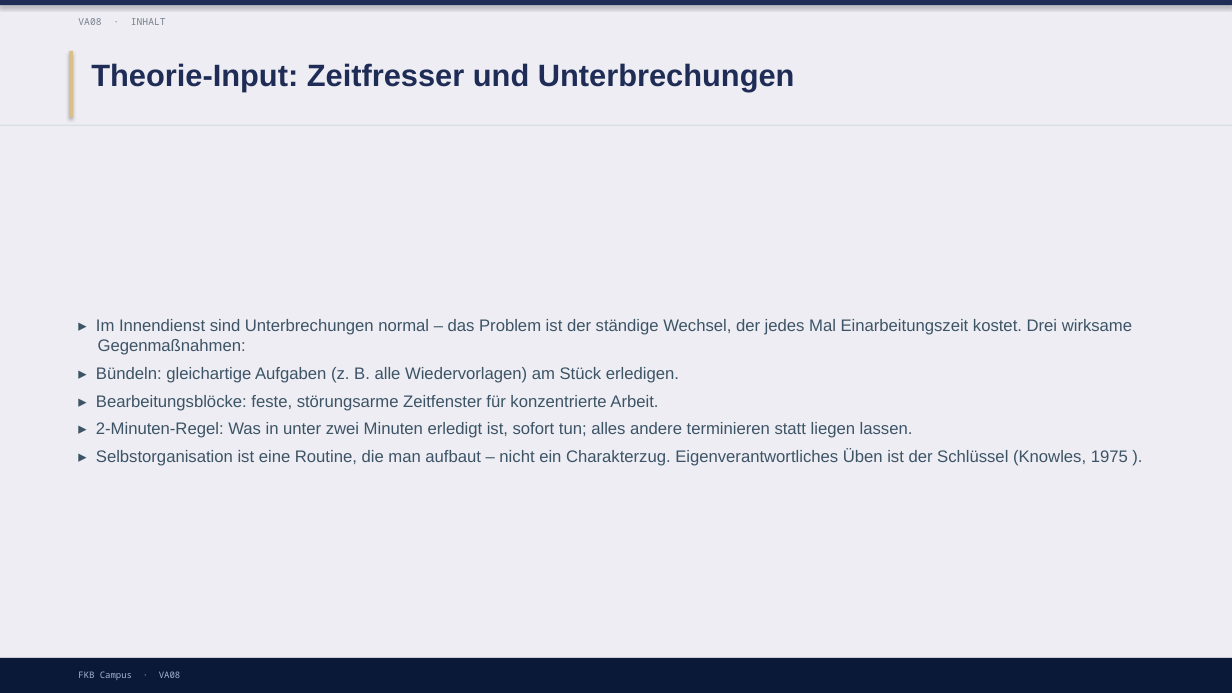
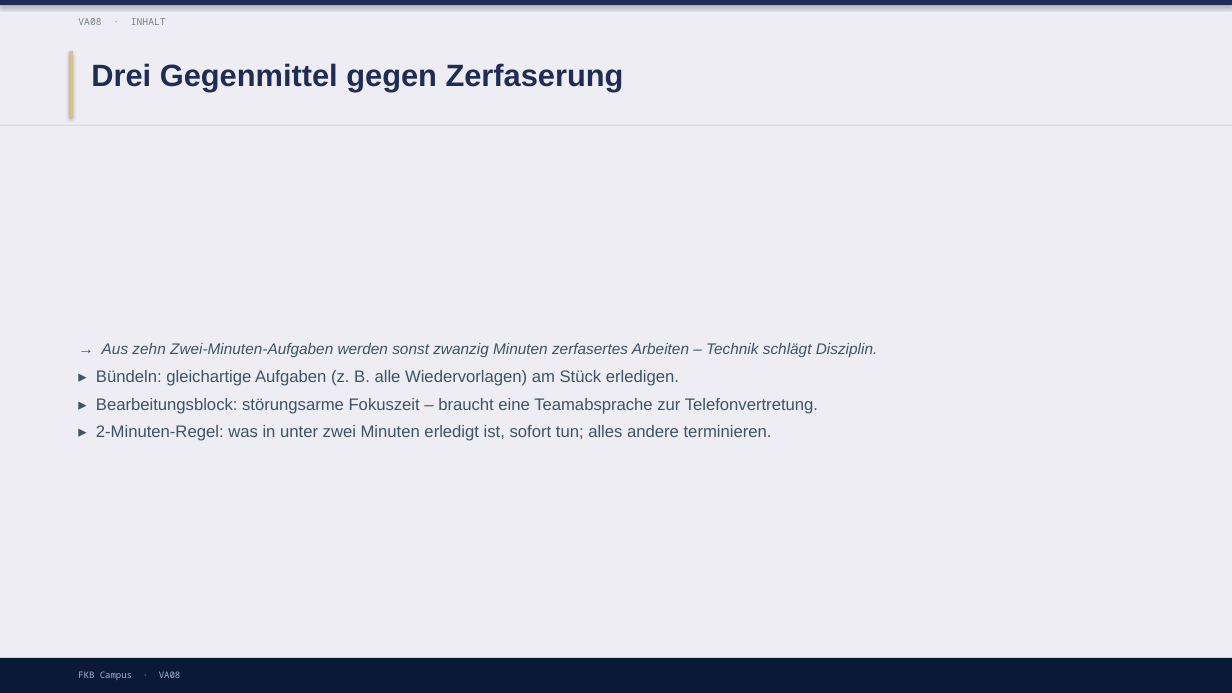
Before and after one commit to ck5rqc47pr-byte/firmenkundenakademie-online, a slide deck: slide 9 of protected-downloads/praesentation/VA08.pptx (slide 6 before the commit). Drawn at 1232x693 pixels with LibreOffice and Linux fonts; fonts in the diff are those of the drawing. Boxes give left, top, right and bottom in pixels: in the first picture for what was removed or moved away, otherwise in the second. Text is boxed around its words. In the diff, an @@ line names an element or a change of style, - is before the commit and + after.

```diff
--- a/protected-downloads/praesentation/VA08.pptx
+++ b/protected-downloads/praesentation/VA08.pptx
@@ text at box(91, 63, 624, 91): text changed @@
-Theorie-Input: Zeitfresser und Unterbrechungen
+Drei Gegenmittel gegen Zerfaserung
@@ text at box(102, 343, 878, 357): text changed; size 13 to 12 pt; italic on @@
-▸ Im Innendienst sind Unterbrechungen normal – das Problem ist der ständige Wechsel, der jedes Mal Einarbeitungszeit kostet. Drei wirksame Gegenmaßnahmen:
+→ Aus zehn Zwei-Minuten-Aufgaben werden sonst zwanzig Minuten zerfasertes Arbeiten – Technik schlägt Disziplin.
@@ text at box(96, 398, 818, 441): text changed @@
-▸ Bearbeitungsblöcke: feste, störungsarme Zeitfenster für konzentrierte Arbeit.
-▸ 2-Minuten-Regel: Was in unter zwei Minuten erledigt ist, sofort tun; alles andere terminieren statt liegen lassen.
-▸ Selbstorganisation ist eine Routine, die man aufbaut – nicht ein Charakterzug. Eigenverantwortliches Üben ist der Schlüssel (Knowles, 1975 ).
+▸ Bearbeitungsblock: störungsarme Fokuszeit – braucht eine Teamabsprache zur Telefonvertretung.
+▸ 2-Minuten-Regel: was in unter zwei Minuten erledigt ist, sofort tun; alles andere terminieren.
```
Also in this commit, not shown: 3 other slides changed, 8 slides added, 5 other files.
